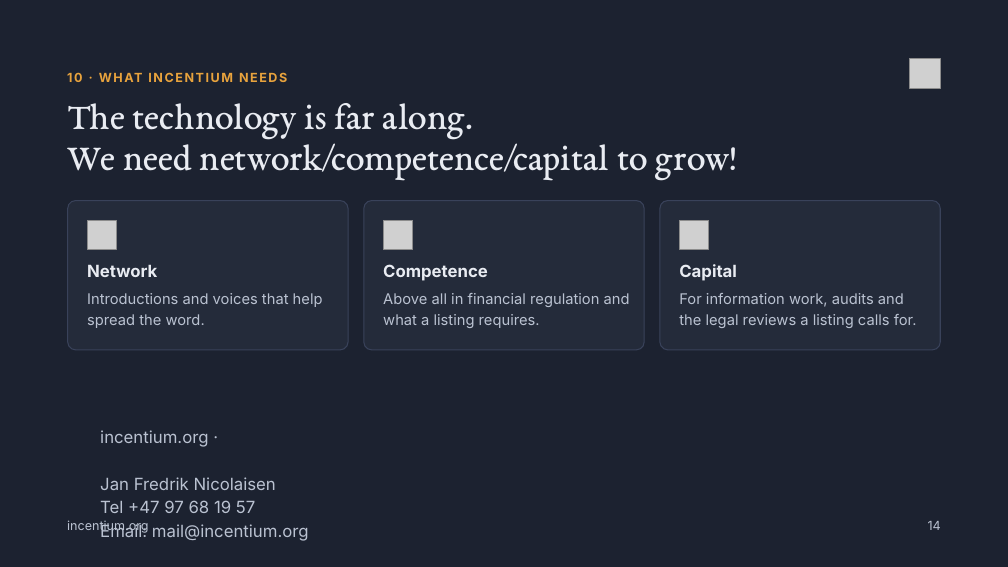
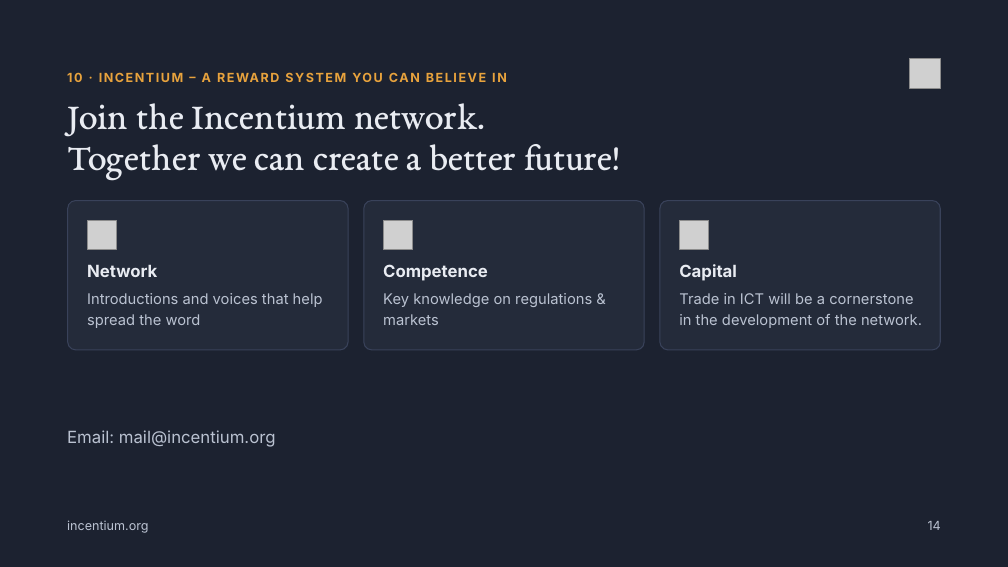
Before and after one commit to Doncoin1999/incentium-chain, a slide deck: slide 13 of site/events/incentium-introduction/incentium-introduction.pptx (slide 14 before the commit). Drawn at 1008x567 pixels with LibreOffice and Linux fonts; fonts in the diff are those of the drawing; grey boxes stand for pictures. Boxes give left, top, right and bottom in pixels: in the first picture for what was removed or moved away, otherwise in the second. Text is boxed around its words. In the diff, an @@ line names an element or a change of style, - is before the commit and + after.

```diff
--- a/site/events/incentium-introduction/incentium-introduction.pptx
+++ b/site/events/incentium-introduction/incentium-introduction.pptx
@@ text at <box>202,73,211,82</box>: text changed @@
-10 · WHAT INCENTIUM NEEDS
+10 · INCENTIUM – A REWARD SYSTEM YOU CAN BELIEVE IN
@@ title at <box>67,103,620,180</box>: text changed @@
-The technology is far along.
-We need network/competence/capital to grow!
+Join the Incentium network.
+Together we can create a better future!
@@ text at <box>87,293,323,328</box>: text changed @@
-Introductions and voices that help spread the word.
+Introductions and voices that help spread the word
@@ text at <box>383,293,592,325</box>: text changed @@
-Above all in financial regulation and what a listing requires.
+Key knowledge on regulations & markets
@@ text at <box>679,293,922,328</box>: text changed @@
-For information work, audits and the legal reviews a listing calls for.
+Trade in ICT will be a cornerstone in the development of the network.
@@ text "Email: mail@incentium.org": place and size @@
-text "Email: mail@incentium.org" at <box>100,430,309,541</box>
+text "Email: mail@incentium.org" at <box>67,430,276,447</box>
@@ text at <box>100,430,276,513</box>: paragraphs removed @@
-incentium.org ·
-Jan Fredrik Nicolaisen
-Tel +47 97 68 19 57
```
Also in this commit, not shown: 1 other slide changed, 1 slide removed, 16 other files.
